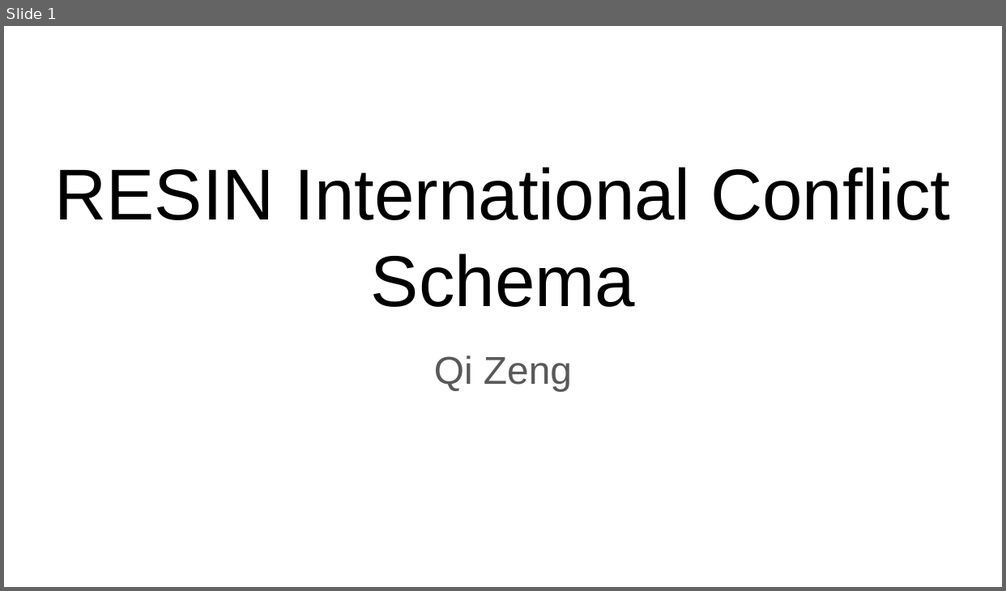
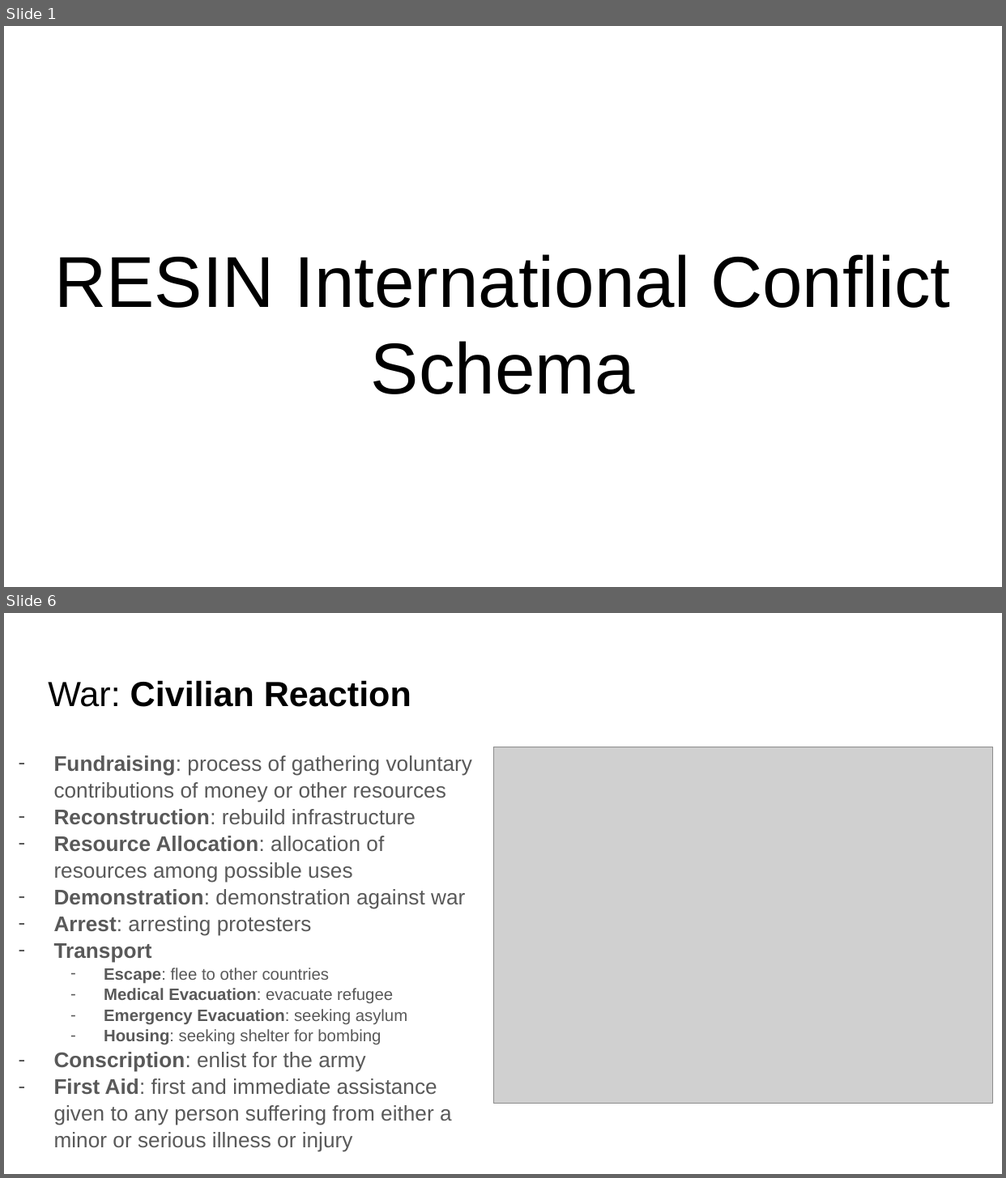
Before and after one commit to RESIN-KAIROS/schemalib, a slide deck: hrf/international_conflict.pptx. Shown one above the other, each under a label of ours: slide 1 before the commit, slides 1 and 6 after it; the slides between them are not shown. The pictures are 1006x591 and 1006x1178 pixels, drawn with LibreOffice and Linux fonts; fonts in the diff are those of the drawing; grey boxes stand for pictures. Boxes give left, top, right and bottom in pixels: in the first picture for what was removed or moved away, otherwise in the second. Text is boxed around its words. In the diff, an @@ line names an element or a change of style, - is before the commit and + after.

Commit message:
update international conflict slides

```diff
--- a/hrf/international_conflict.pptx
+++ b/hrf/international_conflict.pptx
@@ slide 6 added at (4,613,1002,1174), background #FFFFFF @@
@@ title added at (48,680,411,707), 25.2 pt, text #000000, bold @@
+War: Civilian Reaction
@@ text added at (54,756,472,1152), 15.3 pt, text #595959 @@
+– Fundraising: process of gathering voluntary contributions of money or other resources
+– Reconstruction: rebuild infrastructure
+– Resource Allocation: allocation of resources among possible uses
+– Demonstration: demonstration against war
+– Arrest: arresting protesters
+– Transport
+  – Escape: flee to other countries
+  – Medical Evacuation: evacuate refugee
+  – Emergency Evacuation: seeking asylum
+  – Housing: seeking shelter for bombing
+– Conscription: enlist for the army
+– First Aid: first and immediate assistance given to any person suffering from either a minor or serious illness or injury
@@ picture added at (493,747,993,1103) @@
@@ slide 1 changed as well @@
@@ title "RESIN International Conflict Schema": place and size @@
-title "RESIN International Conflict Schema" at (55,167,950,307)
+title "RESIN International Conflict Schema" at (55,254,950,395)
@@ subtitle removed at (434,356,572,391) @@
-Qi Zeng
```
Also in this commit, not shown: 1 other slide changed, 7 other slides added, 2 slides removed.
